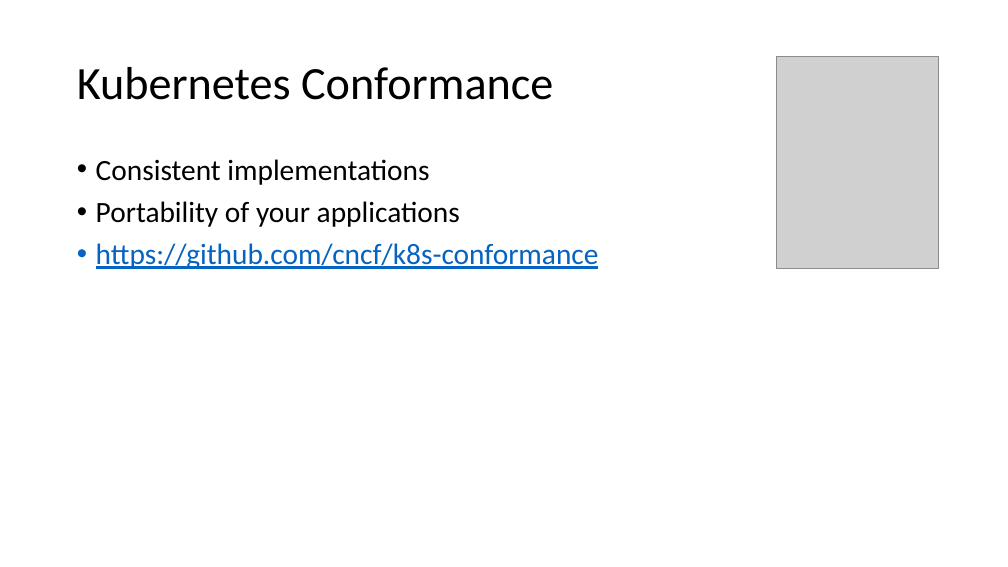
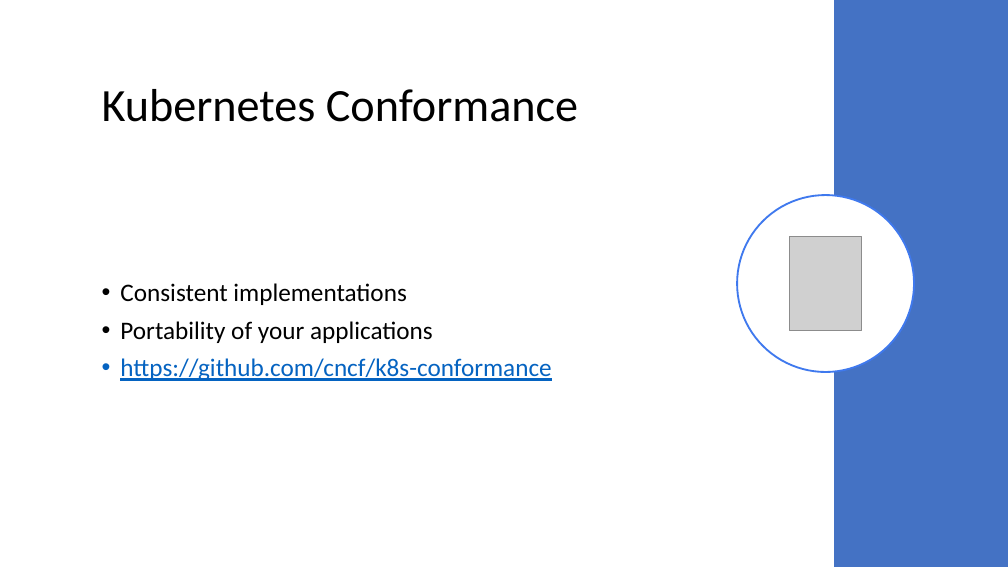
Before and after one commit to JasonHaley/GettingStartedWithAKS, a slide deck: slide 18 of presentations/Getting Started with AKS.pptx. Drawn at 1008x567 pixels with LibreOffice and Linux fonts; fonts in the diff are those of the drawing; grey boxes stand for pictures. Boxes give left, top, right and bottom in pixels: in the first picture for what was removed or moved away, otherwise in the second. Text is boxed around its words. In the diff, an @@ line names an element or a change of style, - is before the commit and + after.

```diff
--- a/presentations/Getting Started with AKS.pptx
+++ b/presentations/Getting Started with AKS.pptx
@@ rectangle added at <box>834,0,1008,567</box>, fill #4472C4 @@
@@ title "Kubernetes Conformance": place and size @@
-title "Kubernetes Conformance" at <box>77,67,553,100</box>
+title "Kubernetes Conformance" at <box>102,89,578,122</box>
@@ text "Consistent implementations": place and size @@
-text "Consistent implementations" at <box>96,159,599,269</box>
+text "Consistent implementations" at <box>120,283,551,381</box>
@@ text "Consistent implementations" at <box>120,283,551,381</box>: size 28 to 24 pt; vertical alignment top to middle @@
@@ ellipse added at <box>737,195,914,372</box>, fill #FFFFFF, outline #3F79EE 1.75 pt @@
@@ picture: place and size @@
-picture at <box>777,56,939,268</box>
+picture at <box>789,237,861,331</box>
```
Also in this commit, not shown: 41 other slides changed.
